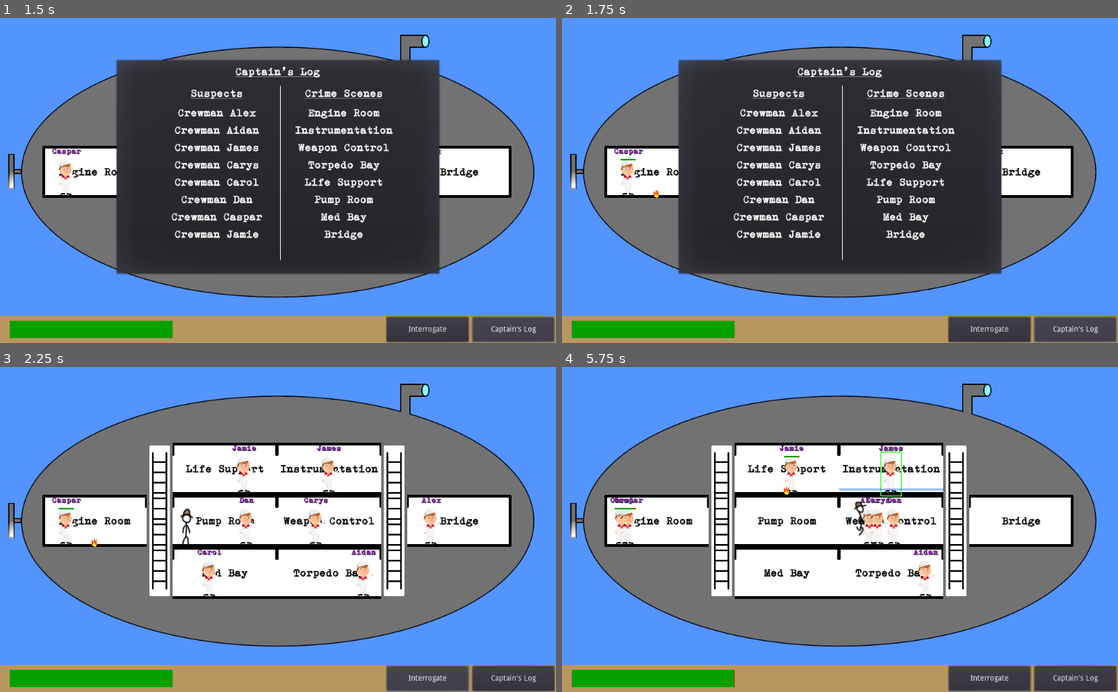
Above: before the commit, frames 1-4 (two rows, left to right).
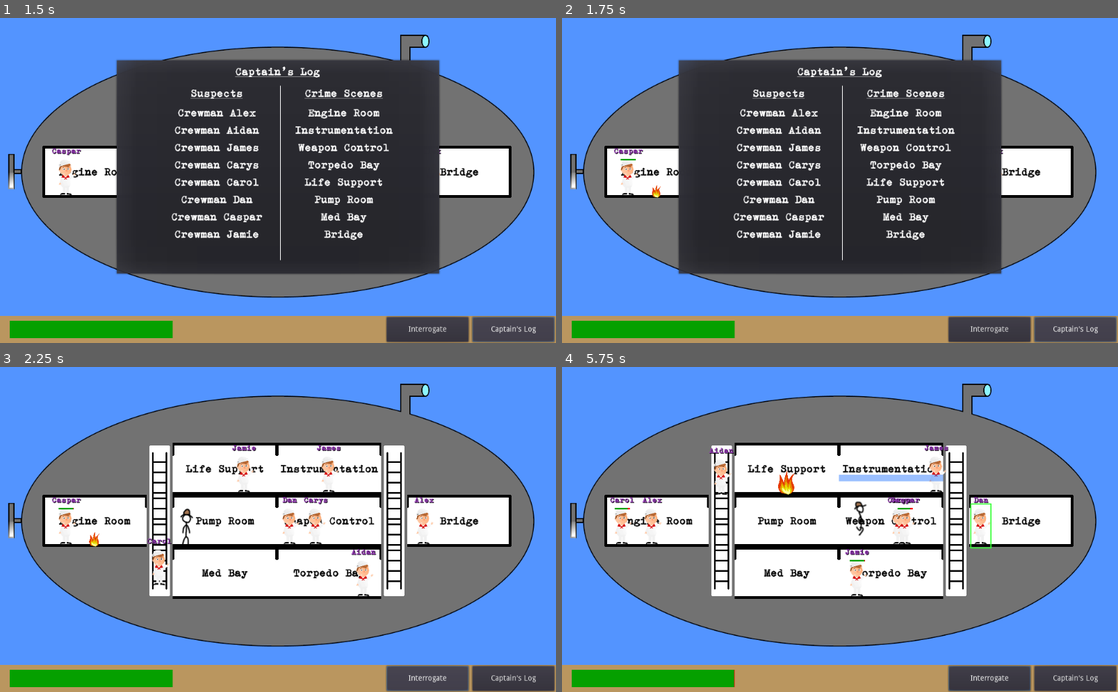
Above: after the commit, the same moments.

Repository: danielcannell/deep-clue-sea
Game: Godot game, scene res://menu/StartMenu.tscn
Two runs of this game, one before a commit and one after it. Both use one fixed random seed, a clock stepped at 60 frames per second and the inputs below.
Inputs (mouse positions are in pixels of both pictures, inside the frame that each line leads up to):
- Up to frame 1 (1.5 s): click (139, 274) at 0.5 s; click "Captain's Log" at 1.25 s
- Up to frame 2 (1.75 s): no input
- Up to frame 3 (2.25 s): click "Interrogate" at 2 s
- Up to frame 4 (5.75 s): move the mouse to (656, 519) at 2.77 s; hold D (move_right) 2.78-4.28 s; tap W (jump) at 2.85, 3.02, 3.32, 3.6, 3.77, 4.07, 4.35, 5.1, 5.27, 5.57 s; click (656, 519) at 2.92 s; move the mouse to (890, 467) at 3.52 s; click (890, 467) at 3.67 s; move the mouse to (890, 519) at 4.27 s; hold A (move_left) 4.28-5.03 s; click (890, 519) at 4.42 s; move the mouse to (890, 571) at 5.02 s; hold D (move_right) from 5.03 s (still down); click (890, 571) at 5.17 s

Frame 1 is identical in both runs. In frame 2, less than 0.1% of the frame differs, in the area x 16-18%, y 51-56%; in frame 3, 0.9%; in frame 4, 2.8%, in the area x 9-78%, y 23-71%.

Commit message:
Move more globals

Diff:
--- a/Globals.gd
+++ b/Globals.gd
@@ -59,13 +59,20 @@
 const ROOM_KNOWLEDGE_COUNT = 2
 const TRAITOR_KNOWLEDGE_COUNT = 2
 
+# Player settings
+
+const PLAYER_JUMP_SPEED = 200
+const PLAYER_JUMP_MAX_AIRBORNE_TIME = 0.2
+
+const PLAYER_WALK_SPEED = 200
+const PLAYER_CLIMB_SPEED = 200
 
 # Crewman settings
 const CREW_SPEED = 200
 const FLOODED_MAX_SPEED = 0.25
 const HEALING_RATE = 10
 
-const FIRE_DAMAGE_RATE = 20
+const FIRE_DAMAGE_RATE = 5
 
 const ROOM_FLOODING_DROWNING_LIMIT = 0.7
 const DROWNING_DAMAGE_RATE = 10
@@ -75,13 +82,21 @@
 const INTERACTRION_DISTANCE = 40
 const BUGGER_OFF_TIME = 10
 
-const IDLE_TIME_MIN = 3
-const IDLE_TIME_MAX = 10
+const IDLE_TIME_MIN = 1
+const IDLE_TIME_MAX = 5
 
 
 # Environment settings
+const GRAVITY = 1000.0 # pixels/second/second
+
 const DISASTER_PERCENTAGE_PER_SECOND = 40
 const FIRE_PERCENTAGE = 80 # Floods are the complement of this
 
+const ROOM_BURN_RATE = 0.2
+const ROOM_FLOOD_RATE = 0.1
+
+const FIRE_EXTINGUISH_RATE = 1.0
+const FLOOD_DRAIN_RATE = 0.3
+
 const SUB_MAX_HITPOINTS = 100
 const SUB_FIRE_DAMAGE_RATE = 0.05
--- a/crewmen/Crewman.gd
+++ b/crewmen/Crewman.gd
@@ -102,7 +102,7 @@
                 state = crew_state.MOVING
 
             elif sub.room(current_room).fire():
-                var extinguished = sub.room(current_room).extinguish_fire()
+                var extinguished = sub.room(current_room).extinguish_fire(delta)
                 if extinguished:
                     state = crew_state.IDLE
 
@@ -111,7 +111,7 @@
 
                 # Pump out all rooms
                 for room in Globals.ROOMS_LIST:
-                    flood_clear = flood_clear && sub.room(room).drain_flooding()
+                    flood_clear = flood_clear && sub.room(room).drain_flooding(delta)
                 if flood_clear:
                     state = crew_state.IDLE
 
--- a/player/Player.gd
+++ b/player/Player.gd
@@ -1,17 +1,6 @@
 extends KinematicBody2D
 
 # Member variables
-const GRAVITY = 1000.0 # pixels/second/second
-
-const JUMP_SPEED = 200
-const JUMP_MAX_AIRBORNE_TIME = 0.2
-
-const WALK_SPEED = 200
-const CLIMB_SPEED = 200
-
-const SLIDE_STOP_VELOCITY = 1.0 # one pixel/second
-const SLIDE_STOP_MIN_TRAVEL = 1.0 # one pixel
-
 var velocity = Vector2()
 var on_air_time = 100
 var jumping = false
@@ -42,7 +31,7 @@
 
 func _physics_process(delta):
     # Create forces
-    var force = Vector2(0, GRAVITY)
+    var force = Vector2(0, Globals.GRAVITY)
 
     var walk_left = Input.is_action_pressed("move_left")
     var walk_right = Input.is_action_pressed("move_right")
@@ -54,14 +43,14 @@
         force.y = 0
         velocity.y = 0
         if climb_up:
-            velocity.y = -CLIMB_SPEED
+            velocity.y = -Globals.PLAYER_CLIMB_SPEED
         elif climb_down:
-            velocity.y = CLIMB_SPEED
+            velocity.y = Globals.PLAYER_CLIMB_SPEED
 
     if walk_left:
-        velocity.x = -WALK_SPEED
+        velocity.x = -Globals.PLAYER_WALK_SPEED
     elif walk_right:
-        velocity.x = WALK_SPEED
+        velocity.x = Globals.PLAYER_WALK_SPEED
     else:
         velocity.x = 0
 
@@ -81,10 +70,10 @@
         # If falling, no longer jumping
         jumping = false
 
-    if on_air_time < JUMP_MAX_AIRBORNE_TIME and jump and not jumping:
+    if on_air_time < Globals.PLAYER_JUMP_MAX_AIRBORNE_TIME and jump and not jumping:
         # Jump must also be allowed to happen if the character left the floor a little bit ago.
         # Makes controls more snappy.
-        velocity.y = -JUMP_SPEED
+        velocity.y = -Globals.PLAYER_JUMP_SPEED
         jumping = true
 
     on_air_time += delta
--- a/room/Room.gd
+++ b/room/Room.gd
@@ -1,10 +1,4 @@
 extends Area2D
-
-const BURN_RATE = 0.01
-const FLOOD_RATE = 0.01
-
-const EXTINGUISH_RATE = 0.02
-const DRAIN_RATE = 0.02
 
 var m_fire = 0.0
 var m_flooding = 0.0
@@ -16,9 +10,9 @@
 
 func _process(delta):
     if m_fire > 0.0:
-        m_fire = min(m_fire + BURN_RATE * delta, 1)
+        m_fire = min(m_fire + Globals.ROOM_BURN_RATE * delta, 1)
     if m_flooding > 0.0:
-        m_flooding = min(m_flooding + FLOOD_RATE * delta, 1)
+        m_flooding = min(m_flooding + Globals.ROOM_FLOOD_RATE * delta, 1)
 
     var fire_scale = 0
     if m_fire > 0.0:
@@ -40,21 +34,21 @@
 
 func start_fire():
     if m_fire <= 0.0 and m_flooding <= 0.0:
-        m_fire = BURN_RATE
+        m_fire = Globals.ROOM_BURN_RATE
 
 func start_flooding():
     m_fire = 0.0
     if m_flooding <= 0.0:
-        m_flooding = FLOOD_RATE
+        m_flooding = Globals.ROOM_FLOOD_RATE
 
-func extinguish_fire():
-    m_fire -= EXTINGUISH_RATE
+func extinguish_fire(delta):
+    m_fire -= Globals.FIRE_EXTINGUISH_RATE * delta
     if m_fire < 0.0:
         m_fire = 0.0
         return true
 
-func drain_flooding():
-    m_flooding -= DRAIN_RATE
+func drain_flooding(delta):
+    m_flooding -= Globals.FLOOD_DRAIN_RATE * delta
     if m_flooding < 0.0:
         m_flooding = 0.0
         return true
